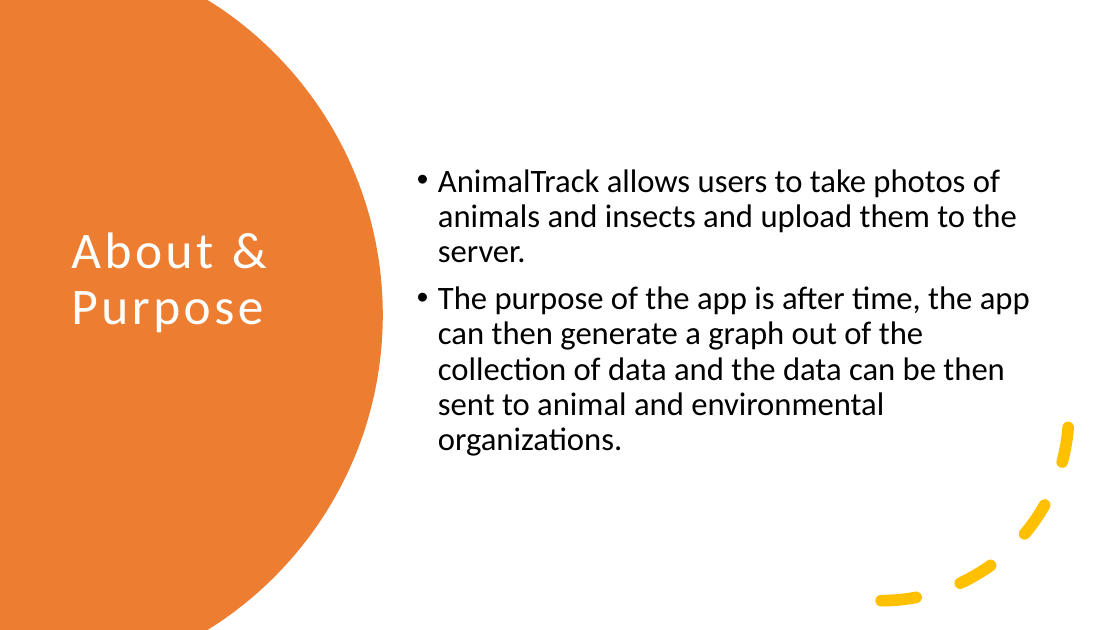
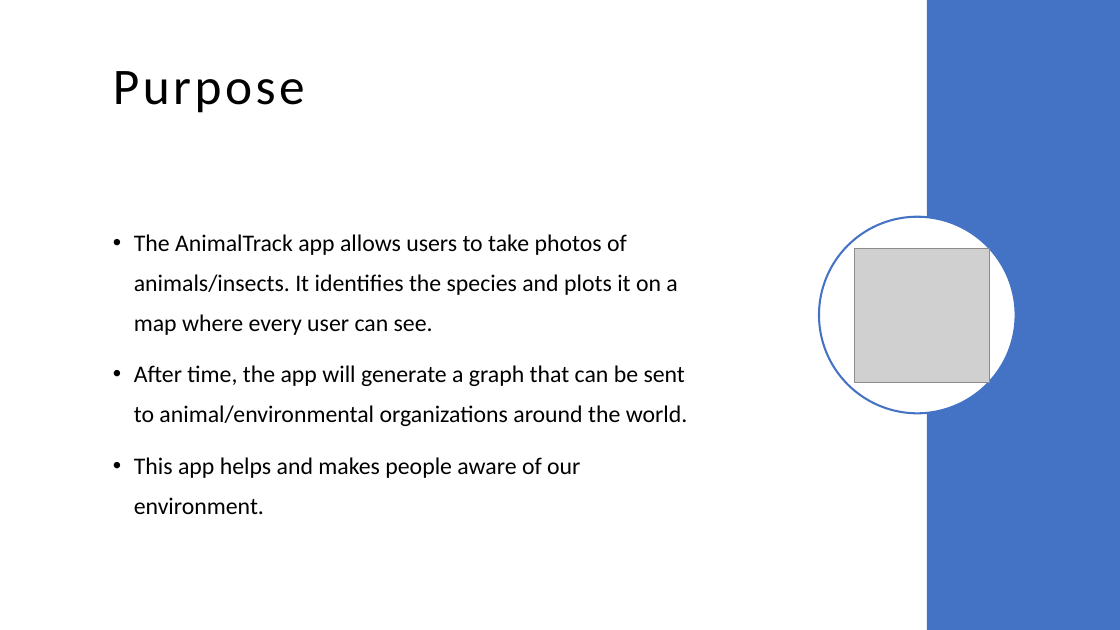
Before and after one commit to animaltrackapp/AnimalTrack, a slide deck: slide 4 of Document Files/Marketing PPT.pptx (slide 3 before the commit). Drawn at 1120x630 pixels with LibreOffice and Linux fonts; fonts in the diff are those of the drawing; grey boxes stand for pictures. Boxes give left, top, right and bottom in pixels: in the first picture for what was removed or moved away, otherwise in the second. Text is boxed around its words. In the diff, an @@ line names an element or a change of style, - is before the commit and + after.

```diff
--- a/Document Files/Marketing PPT.pptx
+++ b/Document Files/Marketing PPT.pptx
@@ freeform shape removed at (x1=0, y1=0, x2=383, y2=630) @@
@@ rectangle added at (x1=927, y1=0, x2=1120, y2=630), fill #4472C4 @@
@@ title at (x1=113, y1=71, x2=305, y2=113): text changed; text colour #FFFFFF to #000000 @@
-About & Purpose
+Purpose
@@ text at (x1=134, y1=234, x2=688, y2=514): text changed; size 28 to 20.4 pt @@
-• AnimalTrack allows users to take photos of animals and insects and upload them to the server.
-• The purpose of the app is after time, the app can then generate a graph out of the collection of data and the data can be then sent to animal and environmental organizations.
+• The AnimalTrack app allows users to take photos of animals/insects. It identifies the species and plots it on a map where every user can see.
+• After time, the app will generate a graph that can be sent to animal/environmental organizations around the world.
+• This app helps and makes people aware of our environment.
@@ arc (boxed as its full ellipse) removed at (x1=694, y1=226, x2=1070, y2=602) @@
@@ ellipse added at (x1=819, y1=217, x2=1016, y2=413), fill #FFFFFF, outline #4472C4 1.75 pt @@
@@ picture added at (x1=854, y1=249, x2=990, y2=382) @@
```
Also in this commit, not shown: 5 other slides changed, 4 slides added, 2 other files.
